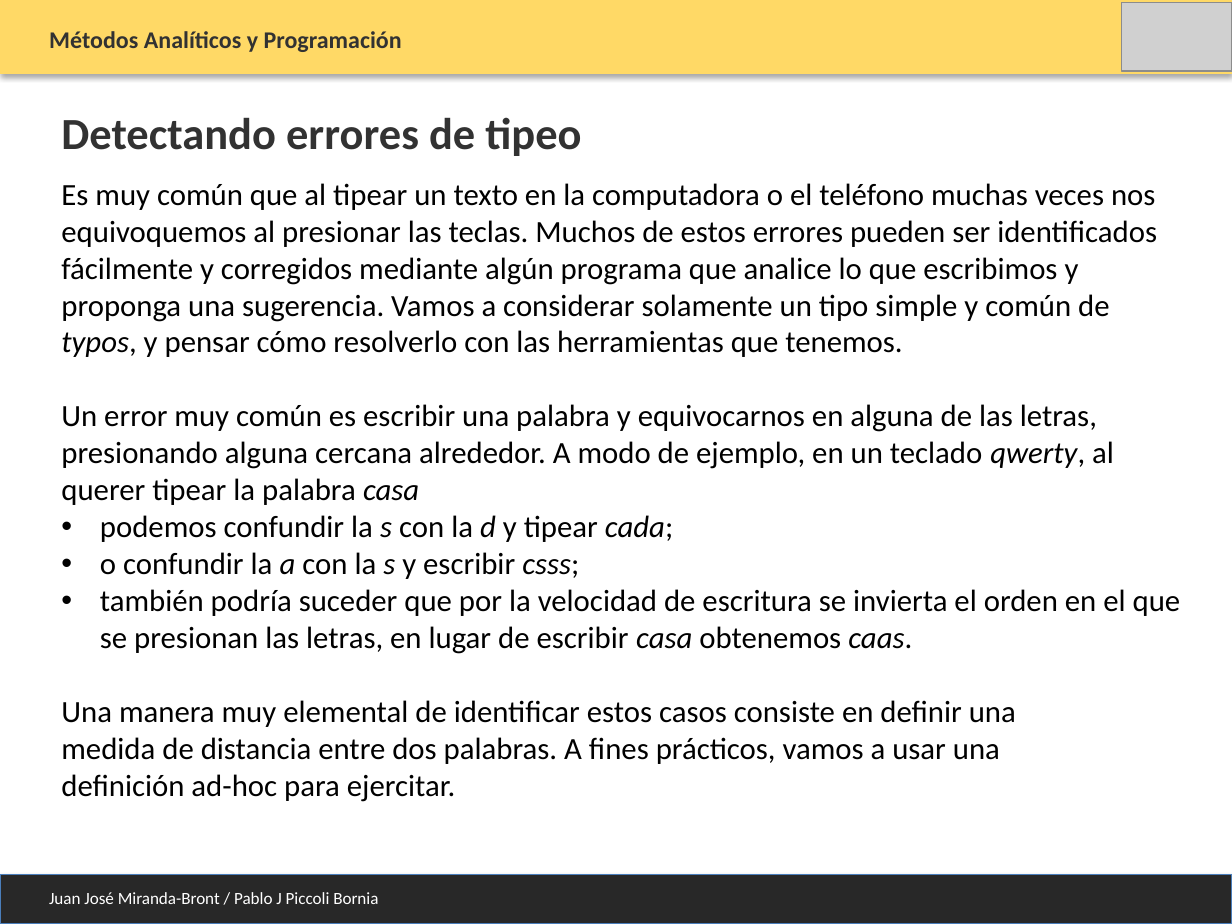
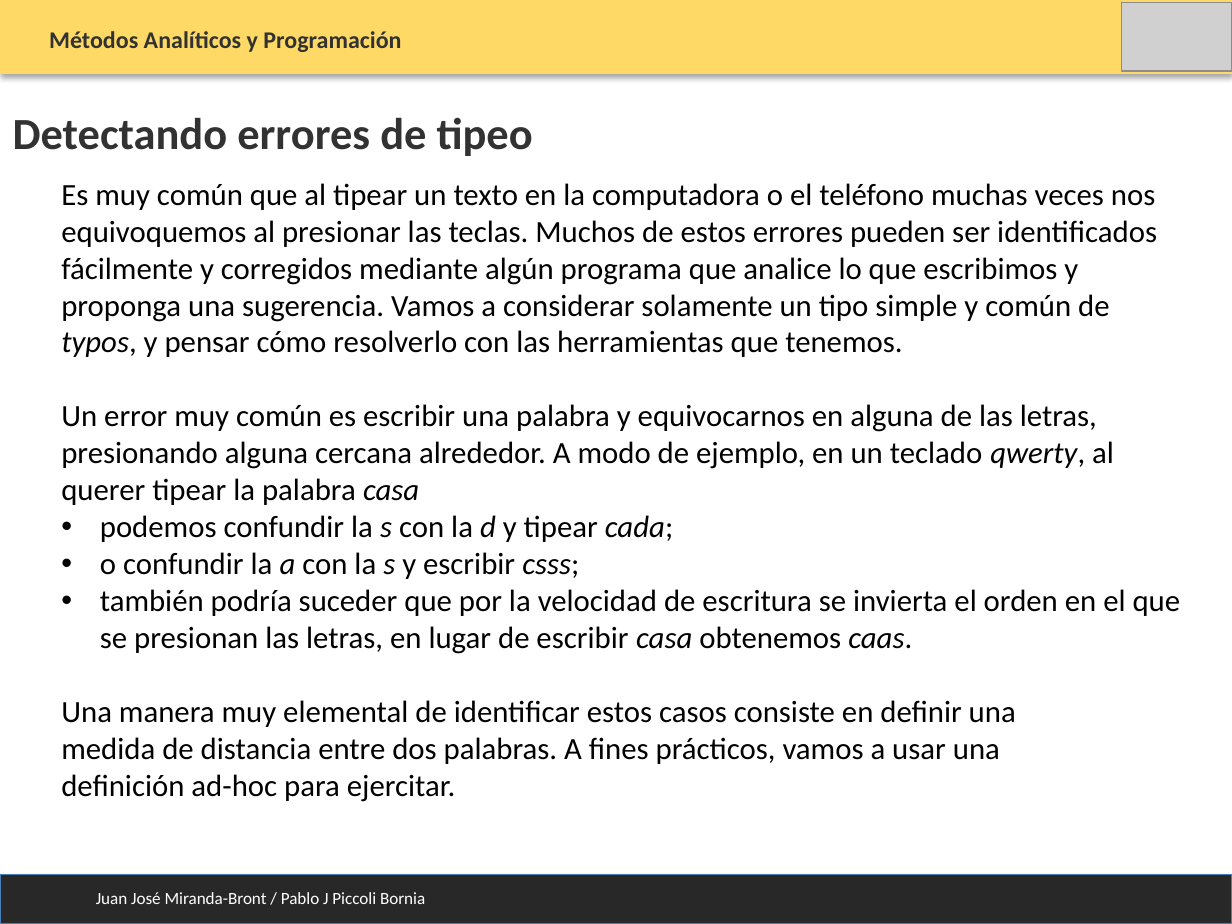
Before and after one commit to PabloPicc/MAyP_2026_1S, a slide deck: slide 15 of clases_teoricas_2026/Clase_9_Matrices.pptx. Drawn at 1232x924 pixels with LibreOffice and Linux fonts; fonts in the diff are those of the drawing; grey boxes stand for pictures. Boxes give left, top, right and bottom in pixels: in the first picture for what was removed or moved away, otherwise in the second. Text is boxed around its words. In the diff, an @@ line names an element or a change of style, - is before the commit and + after.

```diff
--- a/clases_teoricas_2026/Clase_9_Matrices.pptx
+++ b/clases_teoricas_2026/Clase_9_Matrices.pptx
@@ text "Detectando errores de tipeo": place and size @@
-text "Detectando errores de tipeo" at (61, 117, 581, 156)
+text "Detectando errores de tipeo" at (13, 117, 533, 156)
@@ rectangle at (0, 875, 1232, 924): outline #4B7EBC 0.75 pt to #4A7EBB 0.75 pt @@
@@ text "Juan José Miranda-Bront / Pablo ...": place and size @@
-text "Juan José Miranda-Bront / Pablo ..." at (49, 892, 378, 904)
+text "Juan José Miranda-Bront / Pablo ..." at (96, 892, 425, 904)
```
Also in this commit, not shown: 13 other slides changed, 28 other files.
